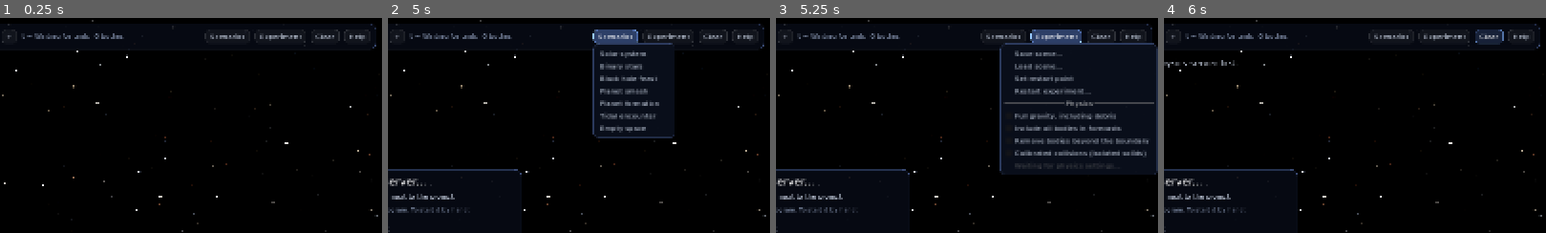
Above: before the commit, frames 1-4 (left to right).
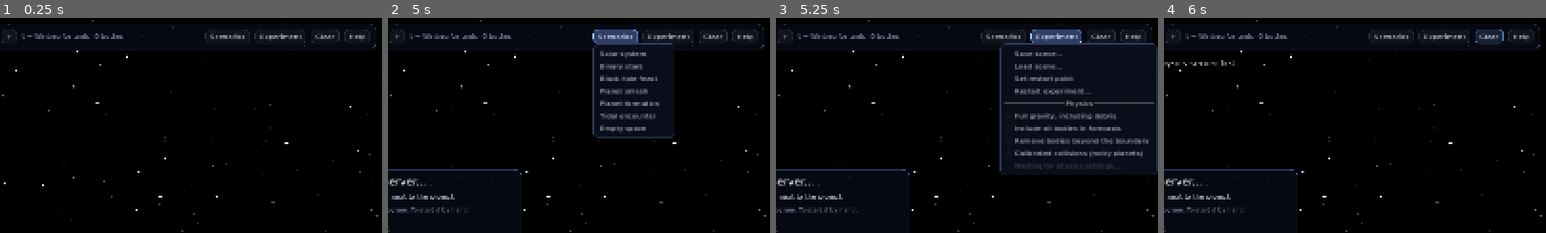
Above: after the commit, the same moments.

Repository: peustr/gravity-simulator
Game: Godot game, scene res://main.tscn
The game is run twice, just before and just after one commit, with the same random seed, the same clock (stepped at 60 frames per second) and the same inputs.
Inputs:
- Up to frame 1 (0.25 s): no input
- Up to frame 2 (5 s): click "-" at 0.5 s; click "+" at 1.25 s; click "Try to start it automatically…" at 2 s; click "Try to start it automatically…" at 2.75 s; click "Try to start it automatically…" at 3.5 s; click "Scenarios" at 4.25 s
- Up to frame 3 (5.25 s): click "Experiment" at 5 s
- Up to frame 4 (6 s): click "Clear" at 5.75 s
The pictures show only the part of the screen within x 50-100%, y 0-50%; the shares and areas given below are measured in that part.

Frames 1-2 are identical in both runs. In frame 3, 0.1% of the frame differs, in the area x 84-97%, y 62-65%; in frame 4, nothing differs.

Commit message:
Support calibrated rocky impacts in weak external gravity

Diff:
--- a/godot/scripts/hud.gd
+++ b/godot/scripts/hud.gd
@@ -289,7 +289,7 @@
 	file_menu.add_check_item("Full gravity, including debris", 10)
 	file_menu.add_check_item("Include all bodies in forecasts", 11)
 	file_menu.add_check_item("Remove bodies beyond the boundary", 12)
-	file_menu.add_check_item("Calibrated collisions (isolated solids)", 14)
+	file_menu.add_check_item("Calibrated collisions (rocky planets)", 14)
 	file_menu.add_item("Waiting for physics settings...", 13)
 	file_menu.set_item_disabled(file_menu.get_item_index(13), true)
 	file_menu.id_pressed.connect(_experiment_action)
@@ -329,10 +329,10 @@
 	physics_menu.set_item_checked(physics_menu.get_item_index(12), physics_settings.escape_distance != null)
 	var mode: String = physics_settings.get("collisions", "heuristic")
 	physics_menu.set_item_checked(physics_menu.get_item_index(14), mode != "heuristic")
-	physics_menu.set_item_text(physics_menu.get_item_index(14), "Calibrated collisions (mergers only)" if mode == "isolated_mergers" else "Calibrated collisions (isolated solids)")
+	physics_menu.set_item_text(physics_menu.get_item_index(14), "Calibrated collisions (mergers only)" if mode == "isolated_mergers" else "Calibrated collisions (rocky planets)")
 	physics_menu.set_item_disabled(physics_menu.get_item_index(10), mode != "heuristic")
 	physics_menu.set_item_disabled(physics_menu.get_item_index(12), mode != "heuristic")
-	physics_menu.set_item_tooltip(physics_menu.get_item_index(14), "Conserved rocky impacts with full gravity. Currently two incoming bodies only; unsupported impacts or insufficient fragment slots pause intact. Planet smash enables this automatically.")
+	physics_menu.set_item_tooltip(physics_menu.get_item_index(14), "Conserved rocky impacts with full gravity and weak external tides. Strong fields, simultaneous contacts, unsupported body states or insufficient fragment slots pause intact. Planet smash enables this automatically.")
 	physics_menu.set_item_text(physics_menu.get_item_index(13), "Tracers: %d · %.6f%% of total mass" % [int(info.get("tracers", 0)), 100.0 * float(info.get("tracer_mass_fraction", 0.0))])
 	physics_menu.set_item_tooltip(physics_menu.get_item_index(10), "Full gravity includes all mutual forces and costs more for large debris clouds. Tracers feel gravity but exert none; their collective mass can matter.")
 	physics_menu.set_item_tooltip(physics_menu.get_item_index(11), "All-body forecasts use the scene's gravity model. The time budget can shorten the path. Limited forecasts omit weaker perturbers and have no general error bound.")
Not shown, changed: README.md
Not shown, changed: docs/collision-budgets.md
Not shown, changed: docs/physics-roadmap.md
Not shown, changed: physics_server/collision_models.py
Not shown, changed: physics_server/world.py
Not shown, changed: tests/test_collision_models.py
Not shown, changed: tests/test_live_collisions.py
